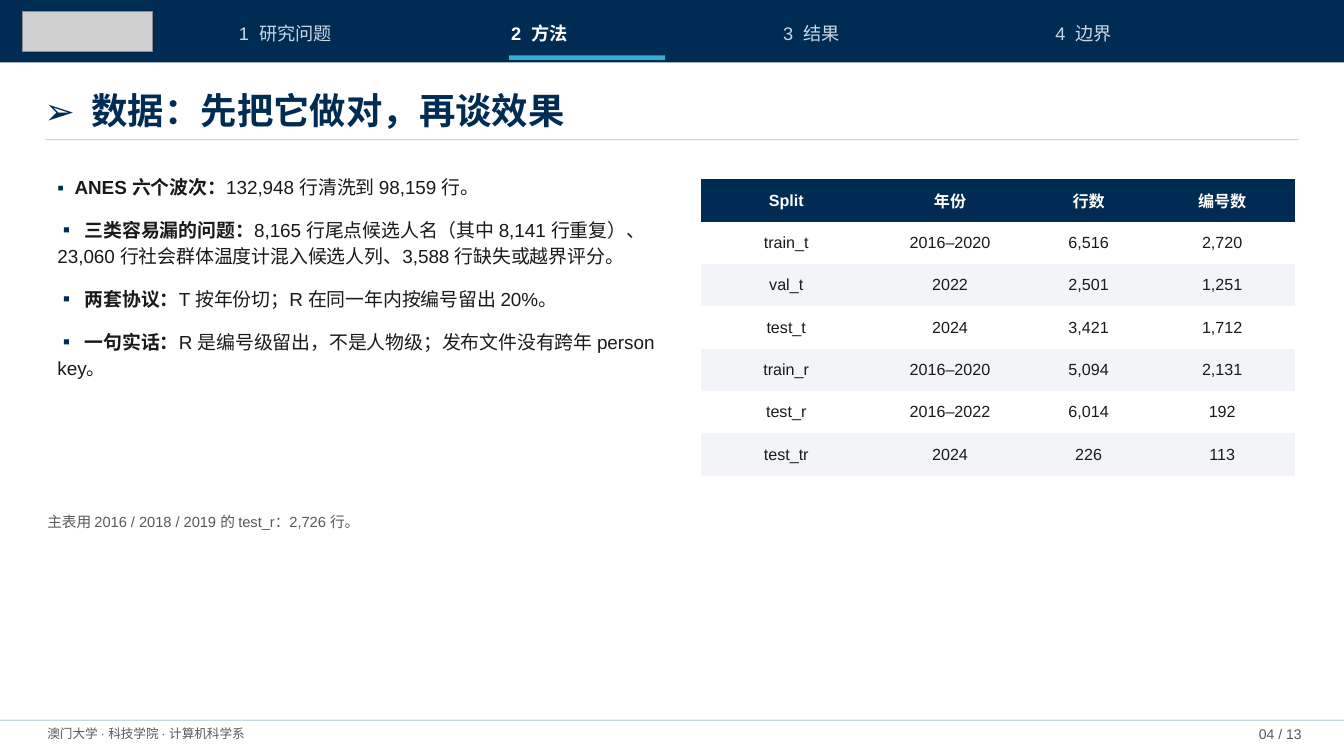
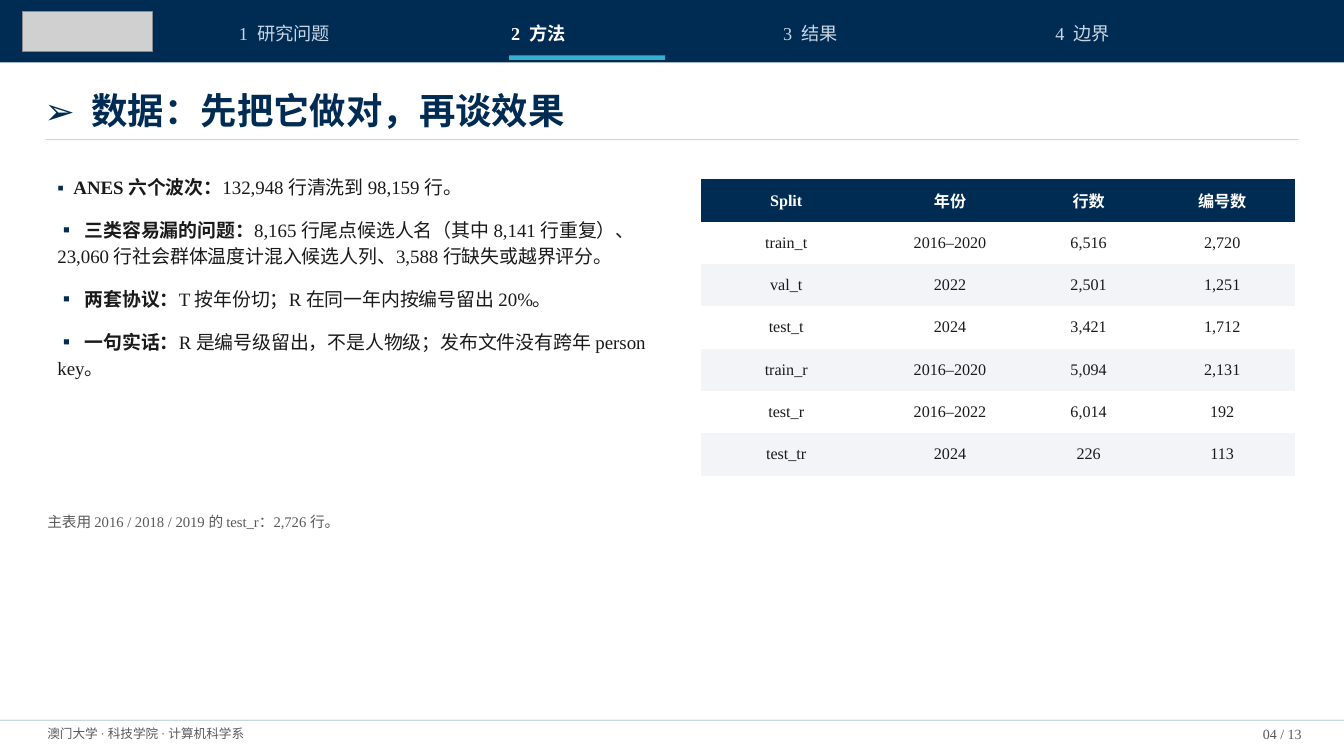
Before and after one commit to gyro-zpl/fas_pro, a slide deck: slide 4 of docs/04_论文稿件/导师阶段汇报_UMAC_2026-11-23.pptx. Drawn at 1344x756 pixels with LibreOffice and Linux fonts; fonts in the diff are those of the drawing; grey boxes stand for pictures. Boxes give left, top, right and bottom in pixels: in the first picture for what was removed or moved away, otherwise in the second. Text is boxed around its words. In the diff, an @@ line names an element or a change of style, - is before the commit and + after.

Commit message:
Unify the deck fonts on Times New Roman and SimHei
Latin runs now use Times New Roman and Chinese runs use 黑体, matching the
thesis body font. Only these two typefaces remain in the slides; the layout
was re-checked on the cover, the problem slide, the ladder and the profile
pages, with no overflow.

```diff
--- a/docs/04_论文稿件/导师阶段汇报_UMAC_2026-11-23.pptx
+++ b/docs/04_论文稿件/导师阶段汇报_UMAC_2026-11-23.pptx
@@ table at (701, 179, 1296, 476) @@
@@ font Arial to Times New Roman @@
@@ font Arial to Times New Roman in 8 elements at (239, 24, 330, 42), (511, 24, 565, 42), (783, 24, 837, 42), (1055, 25, 1110, 42), (57, 178, 645, 379), (47, 514, 339, 529), (47, 727, 244, 739), (1263, 729, 1302, 739) @@
```
Also in this commit, not shown: 12 other slides changed, 1 other file.
